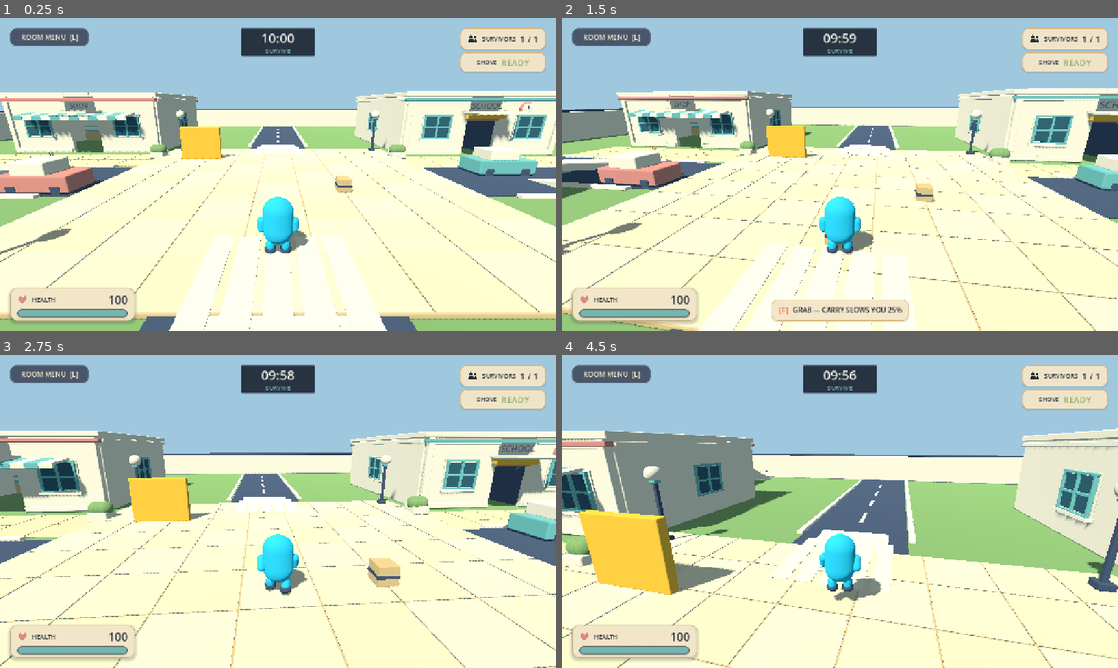
Above: before the commit, frames 1-4 (two rows, left to right).
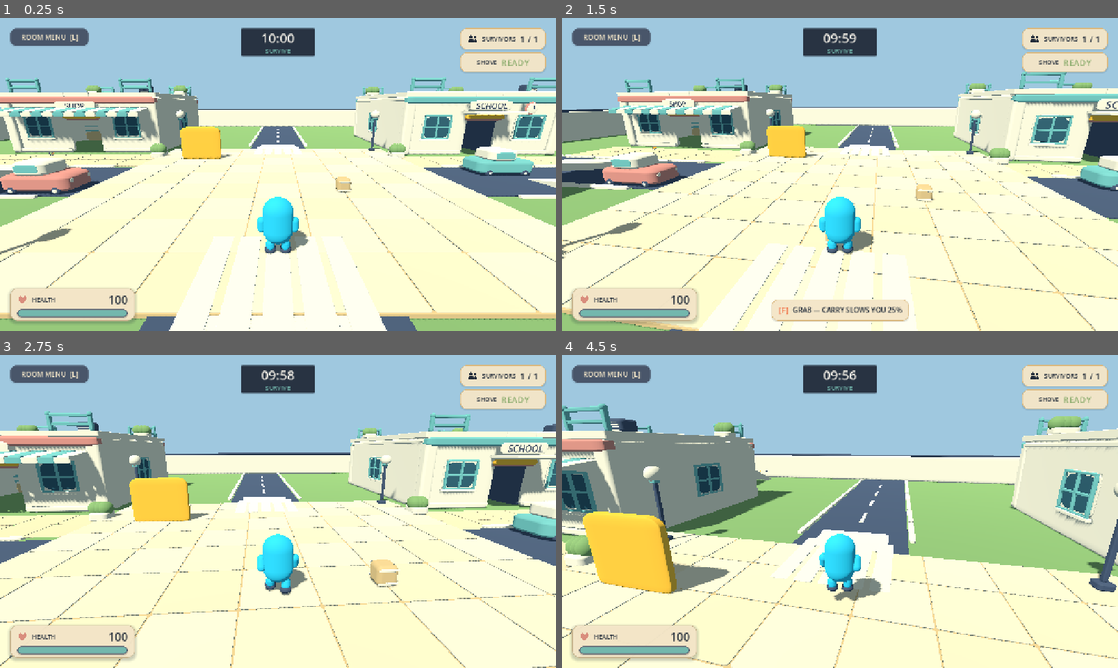
Above: after the commit, the same moments.

Repository: phucle297/idunno
Game: Godot game, scene res://scenes/main.tscn
The game is run twice, just before and just after one commit, with the same random seed, the same clock (stepped at 60 frames per second) and the same inputs. Sound files missing from this copy of the repository are replaced by a short silence.
Inputs (mouse positions are in pixels of both pictures, inside the frame that each line leads up to):
- Up to frame 1 (0.25 s): no input
- Up to frame 2 (1.5 s): tap Enter (ui_accept) at 0.5 s; move the mouse to (867, 174) at 0.52 s; hold C (crouch) 0.53-1.28 s; hold W (move_forward) from 0.53 s (still down); click (867, 174) at 0.67 s; tap Space (jump) at 0.77 s; move the mouse to (812, 174) at 1.27 s; tap B (emote_cheer) at 1.35 s
- Up to frame 3 (2.75 s): keep holding W (move_forward); tap Space (jump) at 1.52 s; move the mouse to (289, 505) at 2.02 s; tap V (emote_wave) at 2.1 s
- Up to frame 4 (4.5 s): keep holding W (move_forward); move the mouse to (834, 517) at 2.77 s; tap F (grab) at 2.85 s; click (834, 517) at 2.92 s; tap Space (jump) at 3.02, 3.77 s; move the mouse to (878, 514) at 3.52 s; tap G (shove) at 3.6 s; move the mouse to (795, 508) at 4.27 s; tap E (spectate_next) at 4.35 s

The runs differ from the first frame. In frame 1, 5.9% of the frame differs, in the area x 0-100%, y 18-99%; in frame 2, 4.9%; in frame 3, 5.7%; in frame 4, 4.1%.

Commit message:
feat(world): rebuild rounded architecture and prop surfaces [skip ci]
Preserve owner reference and gameplay collision contracts. Verify same-camera renders and full UI/network regressions without claiming concept parity or hardware acceptance.

Amp-Thread-ID: https://ampcode.com/threads/T-01a1330a-6b68-7301-94df-dc0b5a0abfb9
Co-authored-by: Phúc Lê <phucle.2971.dd@gmail.com>

Diff:
--- a/game/main.gd
+++ b/game/main.gd
@@ -2578,26 +2578,37 @@
 	return instance
 
 
-# Rounded render surfaces only: every original box collider and walking plane
-# remains untouched. Deterministic 108-triangle modules, no textures/imports.
+# Owner's rounded-playset reference supersedes the old tiny architectural bevel.
+# Independent radii keep thin panels soft in silhouette, not just in thickness.
+# Four curved segments per edge; collision boxes and anchor positions stay exact.
 func _toy_box_mesh(size: Vector3, color: Color) -> ArrayMesh:
 	var key := "toy_mesh_%s_%s" % [size, color]
 	var cache: Dictionary = $Sandbox.get_meta("toy_mesh_cache", {})
 	if cache.has(key):
 		return cache[key] as ArrayMesh
 	var half := size * 0.5
-	var radius := minf(0.08, minf(size.x, minf(size.y, size.z)) * 0.16)
-	var inner := half - Vector3.ONE * radius
+	var radius := Vector3(minf(0.5, size.x * 0.24), minf(0.36, size.y * 0.24), minf(0.5, size.z * 0.24))
+	# Walking slabs and roof partitions are not cushions: retain broad flat faces
+	# and close seams. The architectural trim carries the larger curved silhouette.
+	if size.y < minf(size.x, size.z) * 0.2:
+		radius = Vector3(minf(0.08, size.x * 0.1), minf(0.025, size.y * 0.1), minf(0.08, size.z * 0.1))
+	var inner := half - radius
 	var surface := SurfaceTool.new()
 	surface.begin(Mesh.PRIMITIVE_TRIANGLES)
 	for axis in 3:
 		var u := (axis + 1) % 3
 		var v := (axis + 2) % 3
+		var us: Array[float] = []
+		var vs: Array[float] = []
+		for fraction in [-1.0, -0.75, -0.5, -0.25, 0.0]:
+			us.append(-inner[u] + fraction * radius[u])
+			vs.append(-inner[v] + fraction * radius[v])
+		for fraction in [0.0, 0.25, 0.5, 0.75, 1.0]:
+			us.append(inner[u] + fraction * radius[u])
+			vs.append(inner[v] + fraction * radius[v])
 		for side in [-1.0, 1.0]:
-			var us := [-half[u], -inner[u], inner[u], half[u]]
-			var vs := [-half[v], -inner[v], inner[v], half[v]]
-			for i in 3:
-				for j in 3:
+			for i in us.size() - 1:
+				for j in vs.size() - 1:
 					var corners := [Vector2i(i, j), Vector2i(i + 1, j), Vector2i(i + 1, j + 1), Vector2i(i, j + 1)]
 					var order := [0, 2, 1, 0, 3, 2] if side > 0 else [0, 1, 2, 0, 2, 3]
 					for index: int in order:
@@ -2606,9 +2617,9 @@
 						p[u] = us[corners[index].x]
 						p[v] = vs[corners[index].y]
 						var core := p.clamp(-inner, inner)
-						var normal := (p - core).normalized()
-						surface.set_normal(normal)
-						surface.add_vertex(core + normal * radius)
+						var rounded := ((p - core) / radius).normalized()
+						surface.set_normal((rounded / radius).normalized())
+						surface.add_vertex(core + rounded * radius)
 	surface.set_material(_material(color))
 	var result := surface.commit()
 	cache[key] = result
@@ -2618,28 +2629,46 @@
 
 func _add_authored_facade(root: Node3D, footprint: Vector2, height: float, accent: Color) -> void:
 	# Cream pilasters and cornices layered onto the existing solid wall faces.
+	_add_detail_box(root, "SignBacking", Vector3(3.1, 0.72, 0.12), Vector3(0, 3.85, footprint.y * 0.5 + 0.58), PALETTE.cream)
+	(root.get_node("BuildingLabel") as Label3D).position.z = footprint.y * 0.5 + 0.68
 	for side: float in [-1.0, 1.0]:
 		var z := side * (footprint.y * 0.5 + 0.19)
 		for x in [-footprint.x * 0.5 + 0.15, footprint.x * 0.5 - 0.15]:
-			_add_detail_box(root, "Pilaster%s%s" % [side, x], Vector3(0.38, height, 0.24), Vector3(x, height * 0.5, z), PALETTE.cream)
+			_add_detail_box(root, "Pilaster%s%s" % [side, x], Vector3(0.78, height, 0.65), Vector3(x, height * 0.5, z - side * 0.12), PALETTE.cream)
 		for y in [0.22, height - 0.25]:
 			# Split the lower plinth to preserve the real through-door opening.
 			for sx: float in [-1.0, 1.0]:
 				var width := (footprint.x - 2.6) * 0.5
 				_add_detail_box(root, "Plinth%s%s%s" % [side, y, sx], Vector3(width, 0.32, 0.24), Vector3(sx * (1.3 + width * 0.5), y, z), PALETTE.cream)
-		_add_detail_box(root, "Cornice%s" % side, Vector3(footprint.x + 0.5, 0.22, 0.35), Vector3(0, height - 0.2, z), accent)
+		_add_detail_box(root, "Cornice%s" % side, Vector3(footprint.x + 0.5, 0.5, 0.65), Vector3(0, height - 0.25, z), accent)
 	for sx in [-1.0, 1.0]:
 		_add_detail_box(root, "SideCornice%s" % sx, Vector3(0.32, 0.22, footprint.y), Vector3(sx * (footprint.x * 0.5 + 0.18), height - 0.2, 0), PALETTE.cream)
+	# Corner rail sections leave the two route/drop exits open; decorations add
+	# no new collision or rooftop surface over the breakable central panel.
+	if root.name != "House":
+		for side in [-1.0, 1.0]:
+			for sx in [-1.0, 1.0]:
+				_add_toy_rail(root, "RoofRail%s%s" % [side, sx], Vector3(sx * (footprint.x * 0.5 - 1.5), height + 0.36, side * (footprint.y * 0.5 - 0.3)), 2.3)
+			var planter := Vector3(side * (footprint.x * 0.5 - 1.1), height + 0.58, -footprint.y * 0.5 + 1.25)
+			_add_detail_box(root, "RoofPlanter%s" % side, Vector3(1.3, 0.44, 1.1), planter, PALETTE.cream)
+			for i in 3:
+				_add_round_detail(root, "RoofShrub%s%d" % [side, i], planter + Vector3((i - 1) * 0.32, 0.42, 0), Vector3(0.48, 0.43, 0.4), PALETTE.grass)
+		_add_detail_box(root, "RoofVent", Vector3(1.0, 0.65, 0.85), Vector3(footprint.x * 0.5 - 1.4, height + 0.68, footprint.y * 0.5 - 1.7), PALETTE.slate)
+		for i in 4:
+			_add_detail_box(root, "VentSlat%d" % i, Vector3(0.7, 0.05, 0.035), Vector3(footprint.x * 0.5 - 1.4, height + 0.48 + i * 0.12, footprint.y * 0.5 - 1.25), PALETTE.cream)
 	if root.name == "Shop":
-		for i in 12:
+		# The old central cream slab must not protrude through the new striped
+		# canopy. Its collider remains enclosed by the replacement render surface.
+		(root.get_node("EntranceAwning").get_child(0) as MeshInstance3D).hide()
+		for i in 14:
 			var stripe_color: Color = PALETTE.teal if i % 2 == 0 else PALETTE.cream
-			var stripe := _add_detail_box(root, "CanopyStripe%d" % i, Vector3(0.72, 0.14, 1.3), Vector3(-3.96 + i * 0.72, 3.12, footprint.y * 0.5 + 0.8), stripe_color)
+			var stripe := _add_detail_box(root, "CanopyStripe%d" % i, Vector3(0.82, 0.18, 2.0), Vector3(-5.2 + i * 0.8, 3.52, footprint.y * 0.5 + 0.9), stripe_color)
 			stripe.rotation.x = 0.16
-			_add_detail_box(root, "Valance%d" % i, Vector3(0.72, 0.32, 0.16), Vector3(-3.96 + i * 0.72, 2.92, footprint.y * 0.5 + 1.4), stripe_color)
+			_add_detail_box(root, "Valance%d" % i, Vector3(0.8, 0.36, 0.12), Vector3(-5.2 + i * 0.8, 3.22, footprint.y * 0.5 + 1.9), stripe_color)
 	elif root.name == "Hall":
-		_add_round_detail(root, "SchoolClock", Vector3(3.0, 3.65, footprint.y * 0.5 + 0.25), Vector3(0.48, 0.48, 0.12), PALETTE.coral)
-		_add_round_detail(root, "ClockFace", Vector3(3.0, 3.65, footprint.y * 0.5 + 0.36), Vector3(0.4, 0.4, 0.06), PALETTE.cream)
-		_add_detail_box(root, "ClockHand", Vector3(0.06, 0.26, 0.06), Vector3(3.0, 3.74, footprint.y * 0.5 + 0.44), PALETTE.slate)
+		_add_round_detail(root, "SchoolClock", Vector3(3.0, 3.65, footprint.y * 0.5 + 0.64), Vector3(0.48, 0.48, 0.12), PALETTE.coral)
+		_add_round_detail(root, "ClockFace", Vector3(3.0, 3.65, footprint.y * 0.5 + 0.77), Vector3(0.4, 0.4, 0.06), PALETTE.cream)
+		_add_detail_box(root, "ClockHand", Vector3(0.06, 0.26, 0.06), Vector3(3.0, 3.74, footprint.y * 0.5 + 0.86), PALETTE.slate)
 	elif root.name == "House":
 		for side in [-1.0, 1.0]:
 			var roof := _add_detail_box(root, "Gable%s" % side, Vector3(4.4, 0.18, 8.5), Vector3(side * 1.9, 5.5, 0), PALETTE.coral)
@@ -2665,8 +2694,8 @@
 	var sphere := SphereMesh.new()
 	sphere.radius = 1.0
 	sphere.height = 2.0
-	sphere.radial_segments = 16
-	sphere.rings = 8
+	sphere.radial_segments = 24
+	sphere.rings = 12
 	sphere.material = _material(color)
 	visual.mesh = sphere
 	visual.position = position
@@ -2753,6 +2782,11 @@
 	_add_detail_box(house, "Bed", Vector3(2.0, 0.5, 1.4), Vector3(2.7, 0.25, -2.9), PALETTE.coral)
 	_add_detail_box(house, "Pillow", Vector3(0.6, 0.16, 0.5), Vector3(3.3, 0.5, -2.9), PALETTE.cream)
 	_add_detail_box(house, "Sofa", Vector3(2.2, 0.7, 0.9), Vector3(2.6, 0.35, 3.0), PALETTE.teal)
+	_add_detail_box(house, "SofaBack", Vector3(2.2, 0.75, 0.32), Vector3(2.6, 0.8, 3.35), PALETTE.teal)
+	for x in [1.6, 3.6]:
+		_add_detail_box(house, "SofaArm%s" % x, Vector3(0.32, 0.7, 0.9), Vector3(x, 0.6, 3.0), PALETTE.teal)
+	for x in [2.05, 3.15]:
+		_add_detail_box(house, "Cushion%s" % x, Vector3(0.94, 0.2, 0.7), Vector3(x, 0.74, 2.95), PALETTE.teal.lerp(PALETTE.cream, 0.16))
 
 
 func _add_garage_detail() -> void:
@@ -2836,10 +2870,11 @@
 		rail.rotation.y = PI * 0.5
 	parent.add_child(rail)
 	for y in [0.4, 0.9]:
-		_add_detail_box(rail, "Bar%s" % y, Vector3(length, 0.1, 0.1), Vector3(0, y, 0), PALETTE.teal)
+		_add_detail_box(rail, "Bar%s" % y, Vector3(length, 0.18, 0.18), Vector3(0, y, 0), PALETTE.teal)
 	for i in int(length / 1.5) + 1:
 		var x: float = -length * 0.5 + i * length / int(length / 1.5)
-		_add_detail_box(rail, "Post%d" % i, Vector3(0.14, 0.95, 0.14), Vector3(x, 0.475, 0), PALETTE.teal)
+		_add_detail_box(rail, "Post%d" % i, Vector3(0.22, 0.95, 0.22), Vector3(x, 0.475, 0), PALETTE.teal)
+		_add_round_detail(rail, "Finial%d" % i, Vector3(x, 0.95, 0), Vector3.ONE * 0.15, PALETTE.teal)
 
 
 func _add_warehouse_interior() -> void:
@@ -2901,17 +2936,12 @@
 	root.add_to_group("map_prop")
 	$Sandbox.add_child(root)
 	_add_box_to(root, "Trunk", Vector3(0.7, 2.4, 0.7), Vector3(0.0, 1.2, 0.0), PALETTE.sand)
-	for offset in [Vector3(0.0, 2.8, 0.0), Vector3(-0.7, 2.5, 0.0), Vector3(0.7, 2.5, 0.0)]:
-		var crown := MeshInstance3D.new()
-		var mesh := SphereMesh.new()
-		mesh.radius = 1.15
-		mesh.height = 2.0
-		mesh.radial_segments = 16
-		mesh.rings = 8
-		mesh.material = _material(PALETTE.grass)
-		crown.mesh = mesh
-		crown.position = offset
-		root.add_child(crown)
+	# Overlapping lobes, not three identical balloon spheres. No foliage colliders.
+	for i in 7:
+		var angle := i * TAU / 7.0
+		var offset := Vector3(cos(angle) * 0.75, 2.65 + 0.18 * (i % 3), sin(angle) * 0.65)
+		_add_round_detail(root, "Crown%d" % i, offset, Vector3(0.9, 0.95, 0.85), PALETTE.grass.lerp(PALETTE.cream, 0.035 * (i % 3)))
+	_add_round_detail(root, "CrownTop", Vector3(0, 3.4, 0), Vector3(0.95, 0.85, 0.85), PALETTE.grass)
 
 
 func _add_car(node_name: String, position: Vector3, color: Color) -> void:
@@ -2923,7 +2953,13 @@
 	_add_box_to(root, "Body", Vector3(3.2, 0.8, 1.7), Vector3(0.0, 0.5, 0.0), color)
 	_add_box_to(root, "Cab", Vector3(1.6, 0.65, 1.45), Vector3(-0.2, 1.15, 0.0), PALETTE.cream)
 	for wheel_position in [Vector3(-1.0, 0.2, -0.78), Vector3(1.0, 0.2, -0.78), Vector3(-1.0, 0.2, 0.78), Vector3(1.0, 0.2, 0.78)]:
-		_add_box_to(root, "Wheel%s" % wheel_position, Vector3(0.45, 0.45, 0.22), wheel_position, PALETTE.slate)
+		var wheel := _add_box_to(root, "Wheel%s" % wheel_position, Vector3(0.45, 0.45, 0.22), wheel_position, PALETTE.slate)
+		(wheel.get_child(0) as MeshInstance3D).hide()
+		_add_round_detail(wheel, "Tire", Vector3.ZERO, Vector3(0.225, 0.225, 0.11), PALETTE.slate)
+		_add_round_detail(wheel, "Hub", Vector3(0, 0, signf(wheel_position.z) * 0.105), Vector3(0.09, 0.09, 0.025), PALETTE.cream)
+	for side in [-1.0, 1.0]:
+		_add_detail_box(root, "Window%s" % side, Vector3(1.05, 0.36, 0.035), Vector3(-0.2, 1.17, side * 0.728), PALETTE.teal)
+		_add_round_detail(root, "Headlight%s" % side, Vector3(1.55, 0.62, side * 0.5), Vector3(0.06, 0.12, 0.12), PALETTE.cream)
 
 
 func _add_bench(node_name: String, position: Vector3) -> void:
@@ -2973,11 +3009,7 @@
 	body.name = node_name
 	body.position = position
 	var mesh_instance := MeshInstance3D.new()
-	var mesh := BoxMesh.new()
-	mesh.size = size
-	mesh.material = _material(color)
-	# Existing structural inspection tools read canopy support BoxMesh sizes.
-	mesh_instance.mesh = mesh if node_name.begins_with("CanopySupport") else _toy_box_mesh(size, color)
+	mesh_instance.mesh = _toy_box_mesh(size, color)
 	body.add_child(mesh_instance)
 	var collision := CollisionShape3D.new()
 	var shape := BoxShape3D.new()
@@ -2995,6 +3027,7 @@
 	structure.add_to_group("breakable_structure")
 	$Sandbox.add_child(structure)
 	structure.configure(piece_id, size, color, role, group)
+	(structure.get_node("Visual") as MeshInstance3D).mesh = _toy_box_mesh(size, color)
 
 
 func _add_physics_crate(position: Vector3, network_prop_id: int = 0) -> void:
@@ -3006,8 +3039,13 @@
 	body.position = position
 	body.mass = 12.0
 	body.collision_layer = 4
-	var visual := preload("res://assets/generated/PROP_Crate_Small_v001.tscn").instantiate()
+	var visual := Node3D.new()
+	visual.name = "RoundedCrate"
 	body.add_child(visual)
+	_add_detail_box(visual, "Body", Vector3(0.6, 0.6, 0.6), Vector3(0, 0.3, 0), PALETTE.sand)
+	for side in [-1.0, 1.0]:
+		for y in [0.1, 0.5]:
+			_add_detail_box(visual, "Band%s%s" % [side, y], Vector3(0.58, 0.075, 0.035), Vector3(0, y, side * 0.295), PALETTE.cream)
 	var collision := CollisionShape3D.new()
 	var shape := BoxShape3D.new()
 	shape.size = Vector3(0.6, 0.6, 0.6)
--- a/progress.json
+++ b/progress.json
@@ -3,10 +3,10 @@
   "updated_at": "2026-10-14",
   "project": "Disaster Party",
   "source_of_truth": true,
-  "workflow_state": "planned",
+  "workflow_state": "in_progress",
   "archive_policy": {"directory": "docs/old-docs", "filename_pattern": "{phase-slug}/progress.json", "rule": "Never overwrite historical archives. Phase2 remains deferred, not completed."},
   "previous_phase_archive": "docs/old-docs/phase-7-visual-correction/progress.json",
-  "checklist": "docs/checklists/phase-8-shrinking-survival-zone.md",
+  "checklist": "docs/checklists/phase-7-rounded-world-rebuild.md",
   "human_acceptance_checklist": "NEED_REAL_CHECK.md",
   "development_model": {
     "hierarchy": ["phase", "milestone", "task"],
@@ -15,18 +15,18 @@
     "gate_status_values": ["not_run", "passed", "failed", "blocked"],
     "completion_rule": "all_required_milestone_gates_must_pass_before_a_phase_is_completed"
   },
-  "current": {"phase": "phase_8_shrinking_survival_zone", "milestone": "8.1", "task": "8.1a"},
+  "current": {"phase": "phase_7_rounded_world_rebuild", "milestone": "7S.3", "task": null},
   "phase": {
-    "id": "phase_8_shrinking_survival_zone",
-    "title": "Shrinking Survival Zone and Integrated Local Delivery",
-    "status": "planned",
+    "id": "phase_7_rounded_world_rebuild",
+    "title": "Rounded World Rebuild Against Owner Camera Reference",
+    "status": "in_progress",
     "milestones": [
-      {"id": "8.1", "title": "Map route and hazard feasibility", "status": "planned", "tasks": [{"id": "8.1a", "status": "planned"}, {"id": "8.1b", "status": "planned"}, {"id": "8.1c", "status": "planned"}], "gate": {"id": "G8.1", "status": "not_run", "required": true}},
-      {"id": "8.2", "title": "Authoritative zone exposure and replication", "status": "planned", "gate": {"id": "G8.2", "status": "not_run", "required": true}},
-      {"id": "8.3", "title": "Readable boundary and disaster integration", "status": "planned", "gate": {"id": "G8.3", "status": "not_run", "required": true}},
-      {"id": "8.4", "title": "Integrated regression and matching local packages", "status": "planned", "gate": {"id": "G8.4", "status": "not_run", "required": true}}
+      {"id": "7S.1", "title": "Replace tiny bevels with curved architecture and prop surfaces", "status": "completed", "gate": {"id": "G7S.1", "status": "passed", "required": true}},
+      {"id": "7S.2", "title": "Same-camera before/after render and collision regressions", "status": "completed", "gate": {"id": "G7S.2", "status": "passed", "required": true}},
+      {"id": "7S.3", "title": "Source reference provenance and authorized push without deployment", "status": "in_progress", "gate": {"id": "G7S.3", "status": "not_run", "required": true}}
     ]
   },
+  "planned_phases": [{"id": "phase_8_shrinking_survival_zone", "status": "planned", "checklist": "docs/checklists/phase-8-shrinking-survival-zone.md"}],
   "completed_phase": {"id": "phase_7_visual_correction", "status": "completed_agent_owned_source_and_delivery", "archiv …(278 unchanged characters)…
   "user_acceptance_waiver": {
     "date": "2026-10-09",
@@ -35,9 +35,14 @@
     "continuation": "Proceed with gameplay/character-model/terrain investigation without waiting for baseline reports.  …(182 unchanged characters)…
   },
   "engine": {"name": "Godot", "version": "4.7.2-stable", "language": "GDScript", "renderer": "Compatibility", "target": "Windows PC"},
-  "validation_log": [],
+  "validation_log": [
+    {"date": "2026-10-14", "check": "rounded_world_baseline_and_render", "status": "passed", "result": "ROUNDED_WORLD_COLLIDERS_IDENTICAL maps=town107,harbor46; measured972 triangles/module and asymmetric bounds exact. Original HEAD main extracted to ignored scratch for identical-camera before/after fixture. All Sandbox collider transforms/sizes and map anchors compare equal. First renders exposed pillow-like paving, house roof furniture intersections and awning/sign occlusion; refined slab radii, restricted roof furniture to flat roofs and replaced central awning visual. Final comparison and six-view detail sheet inspected; interiors explicitly roof-hidden cutaways, not gameplay captures.", "artifacts": [".amp/in/artifacts/rounded-world/comparison.png", ".amp/in/artifacts/rounded-world/detail-review.png"]},
+    {"date": "2026-10-14", "command": "GODOT_BIN=$(command -v godot) bash tests/run_ui_regression.sh", "status": "passed", "result": "UI_REGRESSION_OK suites=42 matrices=5 managed_clients=20 persistence_restart=passed", "log": ".scratch/rounded-world-regression.log"},
+    {"date": "2026-10-14", "check": "final_refinement_regression", "status": "passed", "result": "MAP_SAFETY_OK251 routes carrying/unladen, canopy/rematches and broken-roof drop/escape; MAP_VARIETY_OK303; CARRY_PRESENTATION_OK41. Existing shutdown-only audio/resource diagnostics documented by unchanged strict runner; no new error suppression."},
+    {"date": "2026-10-14", "check": "limits", "status": "not_run", "result": "Runtime geometry improved, not exact concept parity or user aesthetic approval. Main layout/lighting/scene density remain simpler than reference. Geometry cost increased9x per rounded module; native GPU/60FPS not measured. No deployment/release or survival-zone implementation."}
+  ],
   "blockers": [],
-  "changed_files": [],
+  "changed_files": ["game/main.gd", "tests/test_map_safety.gd", "assets/manifest.json", "assets/references/phase7", "docs/decisions.md", "docs/checklists/phase-7-rounded-world-rebuild.md", "docs/implementation-checklist.md"],
   "correction_delivery": {"authorization": "Owner requested fix, source design images and push", "status": "committed_and_pushed_verified", "branch": "main", "revision": "848b5680bf65a93e21445209d51802f30a5a0ca7", "deployment": "not_requested; [skip ci]", "release": "not_requested"},
   "delivery": {
     "authorization": "2026-10-12: owner explicitly requests deploy and release the completed important work.",
@@ -61,5 +66,5 @@
     "pck_sha256": "bed05934ff3a24abb99df50ca145af291b8ff725a1217c2e275b7e82a6cf1ec8",
     "notes": "PLAYTEST-NOTES.md"
   },
-  "next_action": "Execute Phase8 task8.1a collision-driven route feasibility on both maps before implementing any survival-zone damage."
+  "next_action": "Commit and push validated rounded-world source and exact owner reference using [skip ci], then record verified delivery without claiming aesthetic acceptance or deploying."
 }
--- a/tests/test_map_safety.gd
+++ b/tests/test_map_safety.gd
@@ -228,7 +228,7 @@
 			_expect(column != null, "Canopy corner %s,%s needs an inset support column" % [sx, sz])
 			if column == null:
 				continue
-			var mesh_size := ((column.find_children("*", "MeshInstance3D", false, false)[0] as MeshInstance3D).mesh as BoxMesh).size
+			var mesh_size := (column.find_children("*", "MeshInstance3D", false, false)[0] as MeshInstance3D).mesh.get_aabb().size
 			var collider_size := ((column.find_children("*", "CollisionShape3D", false, false)[0] as CollisionShape3D).shape as BoxShape3D).size
 			_expect(mesh_size.is_equal_approx(collider_size), "Support column mesh and collider must agree at %s,%s" % [sx, sz])
 			_expect(absf(column.position.y + mesh_size.y * 0.5 - 4.65) < 0.01 and absf(column.position.y - mesh_size.y * 0.5 - 2.575) < 0.01, "Support column must span deck surface to canopy underside at %s,%s" % [sx, sz])
Not shown, changed: assets/manifest.json
Binary file added: assets/references/phase7/rounded-town-camera-reference.png
Not shown, added: assets/references/phase7/rounded-town-camera-reference.png.import
Not shown, changed: NEED_REAL_CHECK.md
Not shown, changed: assets/references/phase7/README.md
Not shown, added: docs/checklists/phase-7-rounded-world-rebuild.md
Not shown, changed: docs/decisions.md
Not shown, changed: docs/implementation-checklist.md
